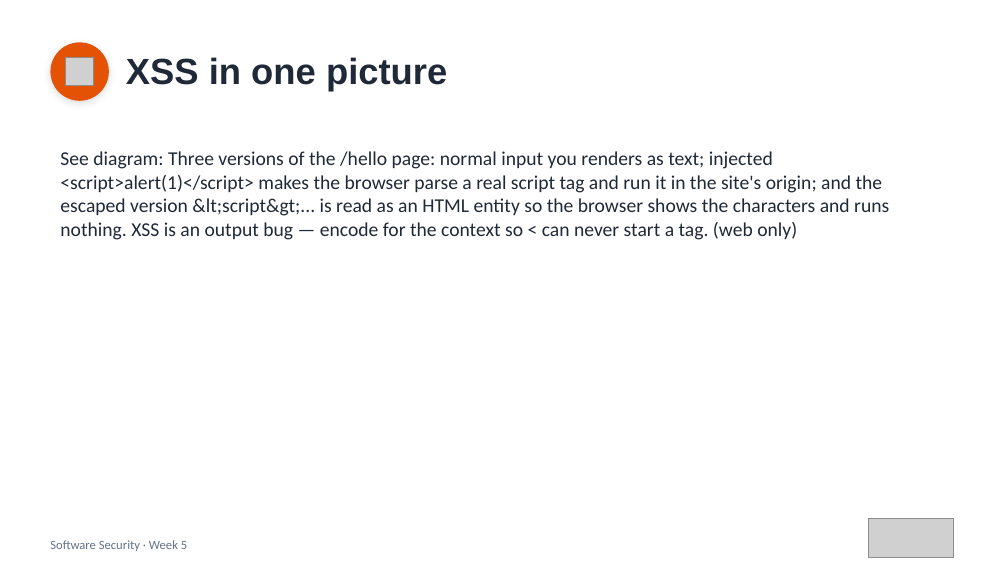
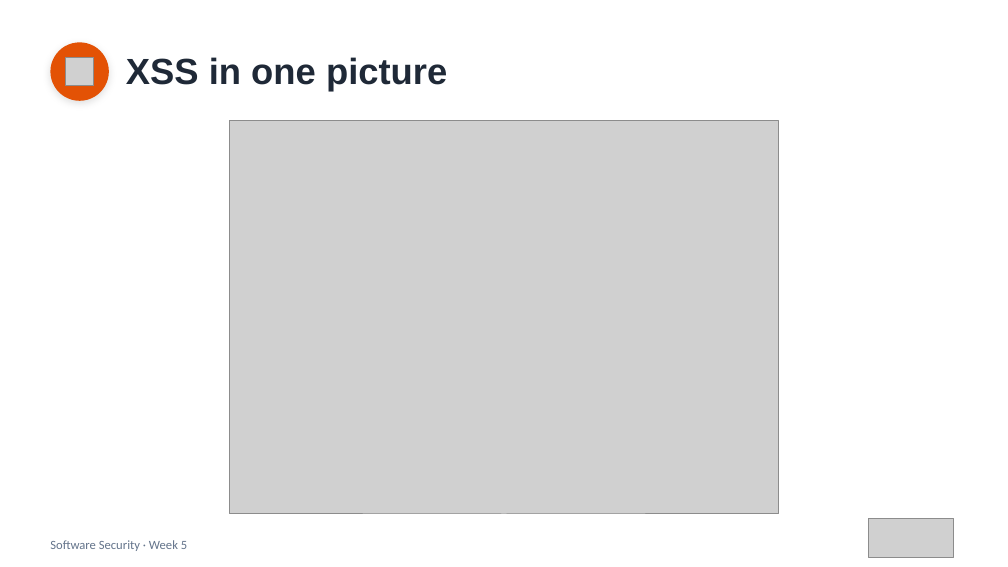
Before and after one commit to nutthakorn7/software-security, a slide deck: slide 11 of slides/pptx/week05.pptx. Drawn at 1008x567 pixels with LibreOffice and Linux fonts; fonts in the diff are those of the drawing; grey boxes stand for pictures. Boxes give left, top, right and bottom in pixels: in the first picture for what was removed or moved away, otherwise in the second. Text is boxed around its words. In the diff, an @@ line names an element or a change of style, - is before the commit and + after.

```diff
--- a/slides/pptx/week05.pptx
+++ b/slides/pptx/week05.pptx
@@ picture added at [230,121,779,514] @@
@@ text removed at [60,151,889,240] @@
-See diagram: Three versions of the /hello page: normal input you renders as text; injected <script>alert(1)</script> makes the browser parse a real script tag and run it in the site's origin; and the escaped version &lt;script&gt;... is read as an HTML entity so the browser shows the characters and runs nothing. XSS is an output bug — encode for the context so < can never start a tag. (web only)
```
Also in this commit, not shown: 1 other slide changed, 18 other files.
